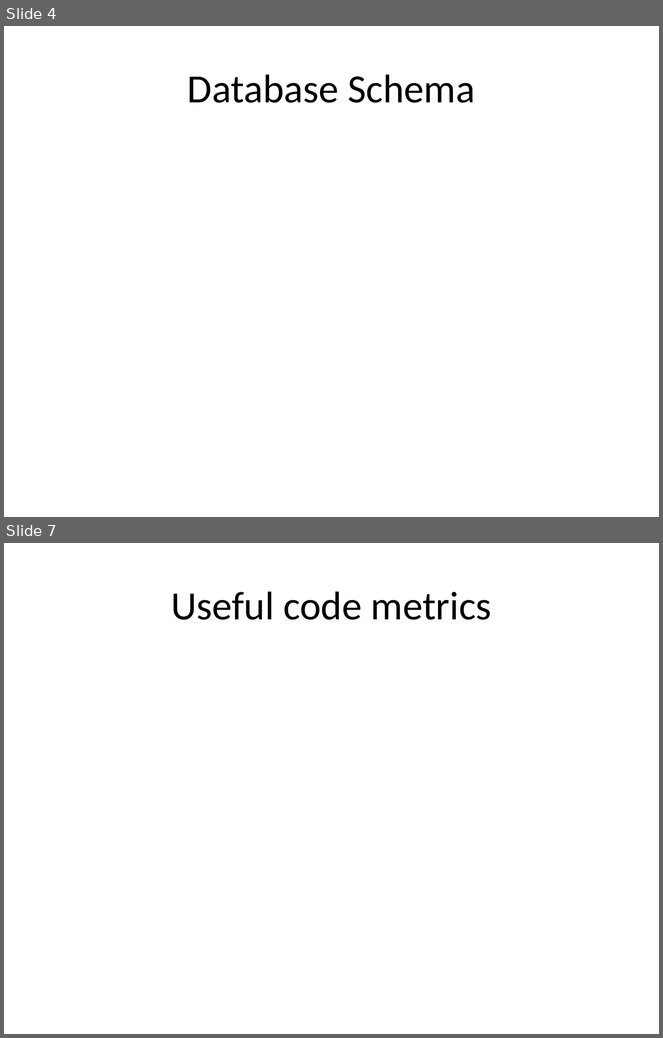
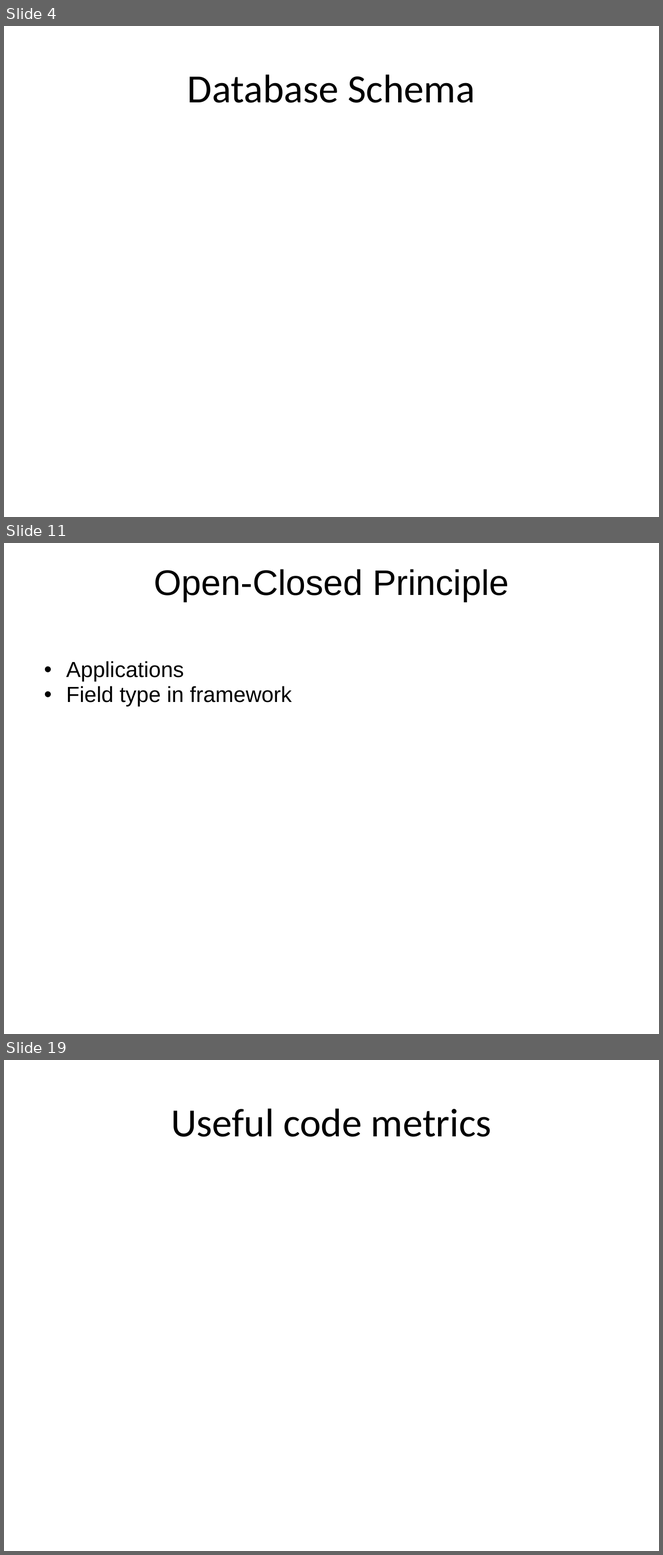
Before and after one commit to lqi/sensiblephp, a slide deck: FinalProjectPresentation.pptx. Shown one above the other, each under a label of ours: slides 4 and 7 before the commit, slides 4, 11 and 19 after it; the slides between them are not shown. The pictures are 663x1038 and 663x1555 pixels, drawn with LibreOffice and Linux fonts; fonts in the diff are those of the drawing. Boxes give left, top, right and bottom in pixels: in the first picture for what was removed or moved away, otherwise in the second. Text is boxed around its words. In the diff, an @@ line names an element or a change of style, - is before the commit and + after.

```diff
--- a/FinalProjectPresentation.pptx
+++ b/FinalProjectPresentation.pptx
@@ slide 11 added at (x1=4, y1=543, x2=659, y2=1034), background #FFFFFF @@
@@ title added at (x1=154, y1=569, x2=509, y2=601), 39 pt, text #000000 @@
+Open-Closed Principle
@@ text added at (x1=66, y1=661, x2=292, y2=707), 24 pt, text #000000 @@
+  • Applications
+  • Field type in framework
@@ what was slide 7 is now slide 19 @@
```
Also in this commit, not shown: 13 other slides added, 2 slides removed.
